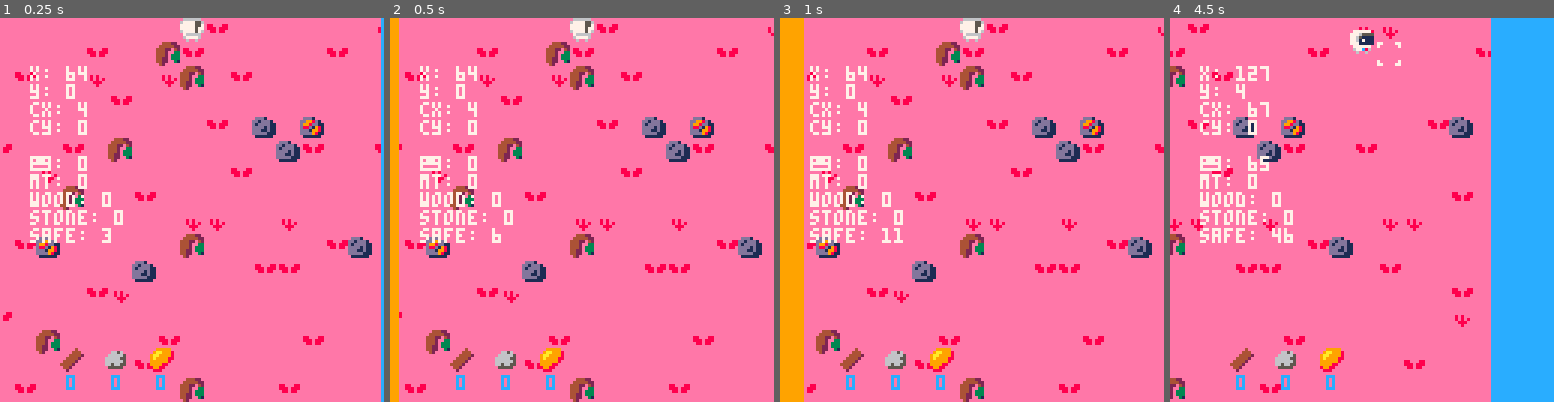
Above: before the commit, frames 1-4 (left to right).
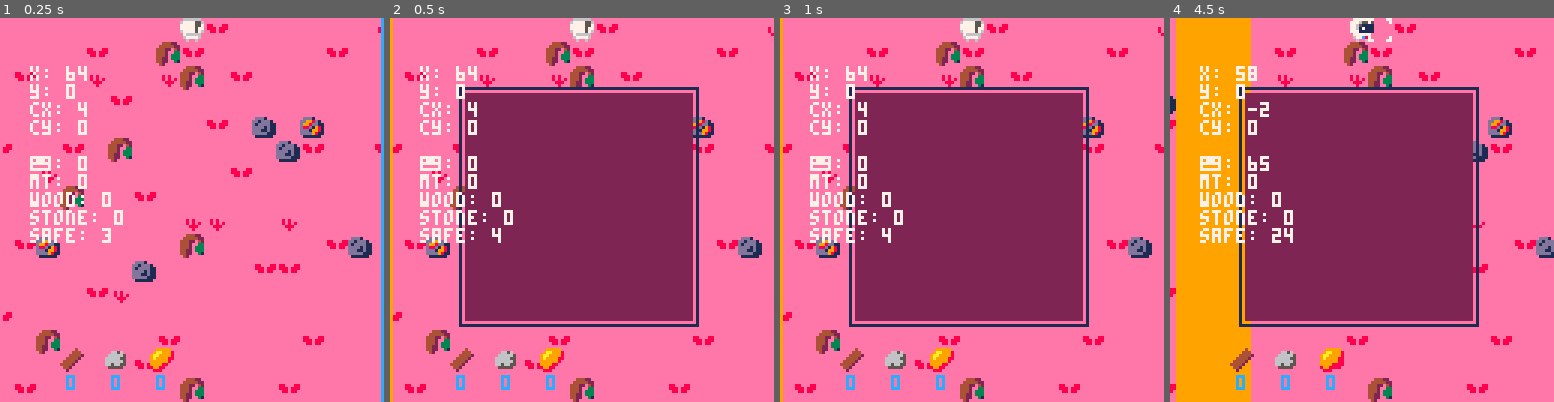
Above: after the commit, the same moments.

Repository: ARKANYOTA/ludumdare47
Game: PICO-8 cartridge arkanv1.p8
The game is run twice, just before and just after one commit, with the same random seed, the same clock (stepped at 60 frames per second) and the same inputs.
Inputs:
- Up to frame 1 (0.25 s): no input
- Up to frame 2 (0.5 s): tap X (X key) at 0.33 s
- Up to frame 3 (1 s): tap O (Z key) at 0.7 s
- Up to frame 4 (4.5 s): tap X (X key) at 1.07, 1.85, 2.97, 4.08 s; hold Right 1.6-2.1 s; tap O (Z key) every 0.4 s from 1.7 to 4.1 s; hold Up 2.15-2.42 s; hold Right 2.47-3.03 s; hold Left 3.08-3.58 s; hold Down 3.63-3.97 s; hold Right from 4.02 s (still down)

Frame 1 is identical in both runs. In frame 2, 38% of the frame differs, in the area x 0-81%, y 0-100%; in frame 3, 42%; in frame 4, 72%, in the area x 0-100%, y 0-100%.

Commit message:
begin inv

Diff:
--- a/arkanv1.p8
+++ b/arkanv1.p8
@@ -25,6 +25,7 @@
 safelen=128
 --inventory
 inv={w=0,s=0,i=0}
+open=false
 
 menu=true
 -->8
@@ -42,8 +43,10 @@
 	 movement()
 
 --hot and cold zones
-		if(clock%6==0)safex+=1
-		if(safex>1024)safex=0
+  if not open then
+		  if(clock%6==0)safex+=1
+		  if(safex>1024)safex=0
+		end
 
 
 	 if mt == 120 then
@@ -98,13 +101,19 @@
 		spr(anims.afk[rot+1],x,y,1,1)
 		spr(16,cux,cuy)
 
-		--inventory
+		--slots
 		spr(96,cx+20,cy+110,1,1)
 		spr(97,cx+35,cy+110,1,1)
 		spr(98,cx+50,cy+110,1,1)
 		printui(inv.w,22,119)
 		printui(inv.s,37,119)
 		printui(inv.i,52,119)
+
+		--inventory
+		if open then
+		  rectfill(cx+25,cy+25,cx+100,cy+100,2)
+		  rect(cx+23,cy+23,cx+102,cy+102,1)
+		end
 
 		if(bdebug)debug()
 	end
@@ -153,28 +162,32 @@
 end
 
 function movement()
-if btn(⬅️) then
+if btn(⬅️) and
+	 not open then
 	 	 if not (icol(x,y))			and
 	 			  not (icol(x,y+7))	then
 	 	 x-=1
 	 	 end
 	 	rot=3
 	 end
-	 if btn(➡️) then
+	 if btn(➡️) and
+	 not open then
 	   if not (icol(x+7,y))			and
 	 			  not (icol(x+7,y+7))	then
 	   x+=1
 	   end
 	 	rot=1
 	 end
-	 if btn(⬆️) then
+	 if btn(⬆️) and
+	 not open then
 	   if not (icol(x+1,y-1))	and
 	 			  not (icol(x+6,y-1))	then
 	   y-=1
 	   end
 	  rot=0
 	 end
-	 if btn(⬇️) then
+	 if btn(⬇️) and
+	 not open then
 	   if not (icol(x+1,y+8))	and
 	 			  not (icol(x+6,y+8))	then
 	   y+=1
@@ -182,7 +195,8 @@
 	  rot=2
 	 end
 
-	 if btn(🅾️) then
+	 if btn(🅾️) and
+	 not open then
    if rot==0 and
      fget(mget(cux/8, cuy/8))==0x1
     	then
@@ -205,7 +219,16 @@
  else
    mt=0
  end
-end
+
+ if btnp(❎) then
+   if open then
+     open=false
+   else
+     open=true
+   end
+ end
+end
+
 function mining(x, y)
   if mget(x,y)==80 then
     inv.w+=1
Not shown, changed: 64 lines of the sprite sheet (__gfx__) section of arkanv1.p8
